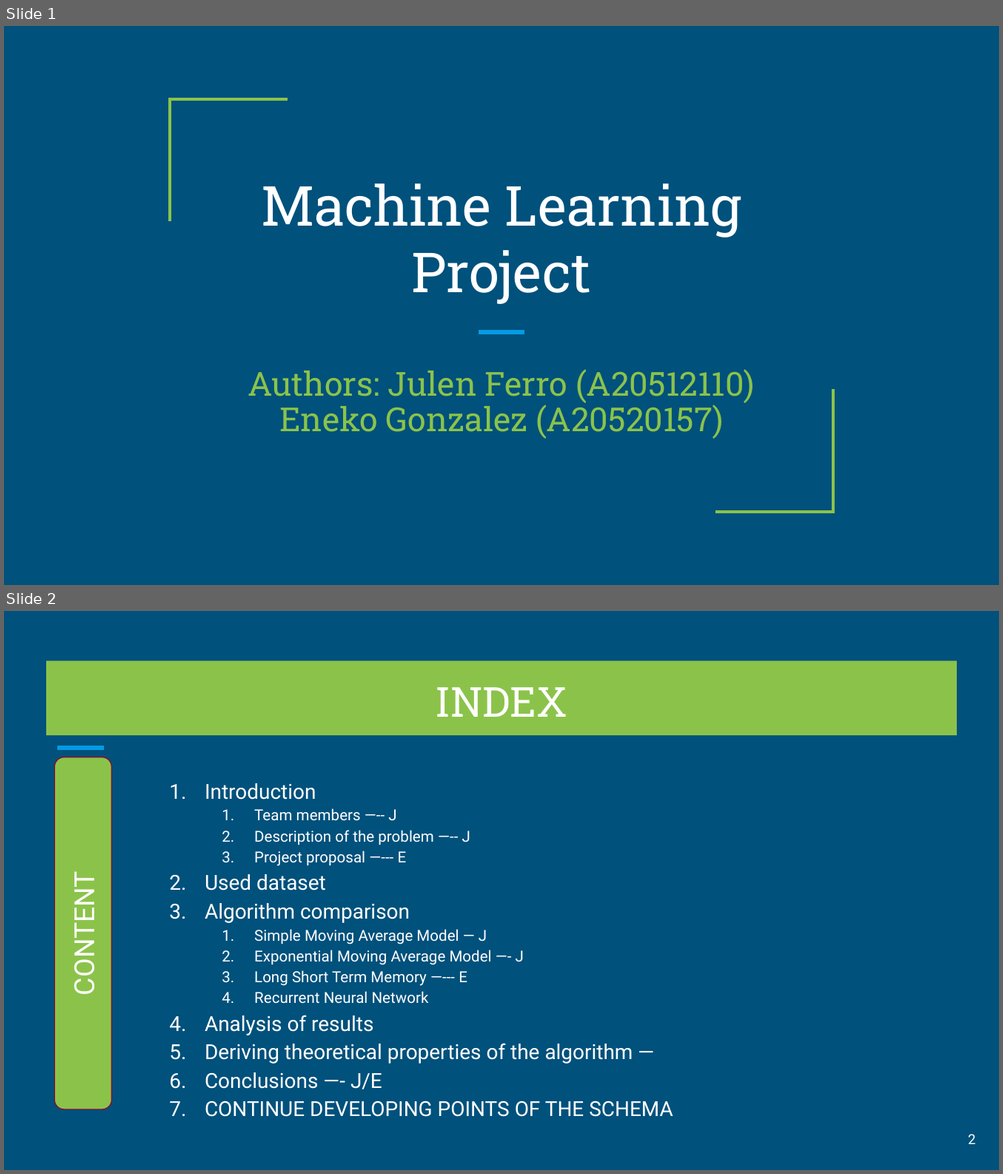
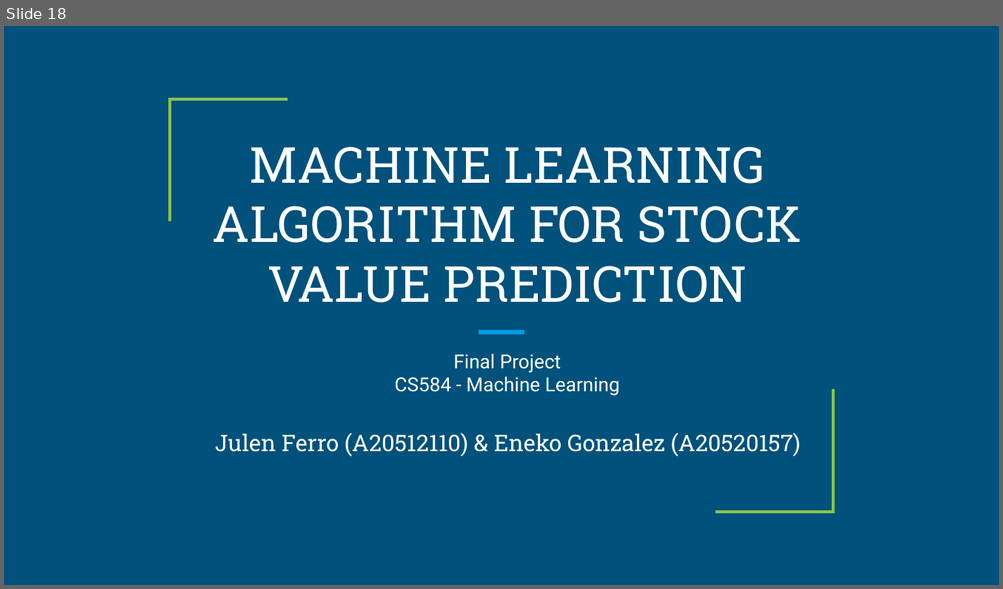
Before and after one commit to ferriitoo/CS584-Machine-Learning, a slide deck: project/CS584-ML-Project.pptx. Shown one above the other, each under a label of ours: slides 1 and 2 before the commit, slide 18 after it. The pictures are 1003x1174 and 1003x589 pixels, drawn with LibreOffice and Linux fonts; fonts in the diff are those of the drawing. Boxes give left, top, right and bottom in pixels: in the first picture for what was removed or moved away, otherwise in the second. Text is boxed around its words. In the diff, an @@ line names an element or a change of style, - is before the commit and + after.

```diff
--- a/project/CS584-ML-Project.pptx
+++ b/project/CS584-ML-Project.pptx
@@ slide 2 removed at [4,611,999,1170], background #00517C @@
@@ title removed at [45,661,956,735] @@
-INDEX
@@ rounded rectangle removed at [54,758,111,1110] @@
-CONTENT
@@ line removed from (58, 748) to (103, 748) @@
@@ text removed at [205,783,673,1117] @@
-1. Introduction
-  1. Team members —-- J
-  2. Description of the problem —-- J
-  3. Project proposal —--- E
-2. Used dataset
-3. Algorithm comparison
-  1. Simple Moving Average Model — J
-  2. Exponential Moving Average Model —- J
-  3. Long Short Term Memory —--- E
-  4. Recurrent Neural Network
-4. Analysis of results
-5. Deriving theoretical properties of the algorithm —
-6. Conclusions —- J/E
-7. CONTINUE DEVELOPING POINTS OF THE SCHEMA
@@ page number removed at [967,1134,975,1145] @@
-2
@@ what was slide 1 is now slide 18 @@
@@ slide 18 changed as well @@
@@ title at [213,147,801,303]: text changed; size 40 to 36 pt @@
-Machine Learning Project
+MACHINE LEARNING ALGORITHM FOR STOCK VALUE PREDICTION
@@ text added at [395,354,620,396], 14 pt, text #FFFFFF @@
+Final Project
+CS584 - Machine Learning
@@ subtitle at [215,433,800,457]: text changed; size 24 to 16.6 pt; text colour #8BC34A to #FFFFFF @@
-Authors: Julen Ferro (A20512110)
-Eneko Gonzalez (A20520157)
+Julen Ferro (A20512110) & Eneko Gonzalez (A20520157)
```
Also in this commit, not shown: 9 other slides changed, 8 slides added, 5 other slides removed, 1 other file.
